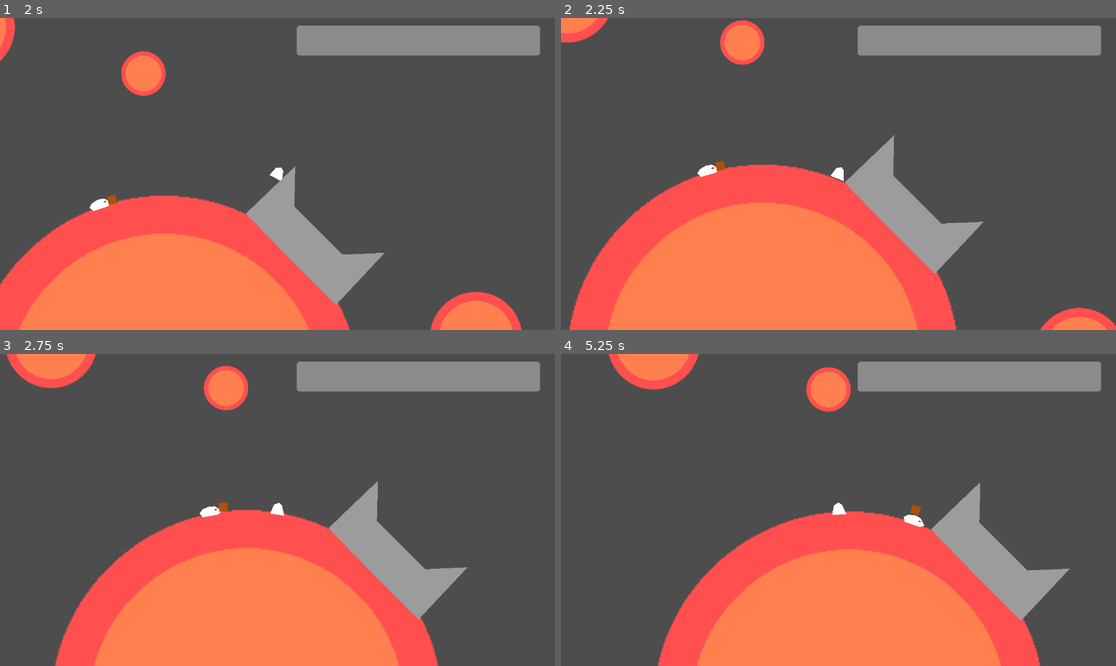
Above: before the commit, frames 1-4 (two rows, left to right).
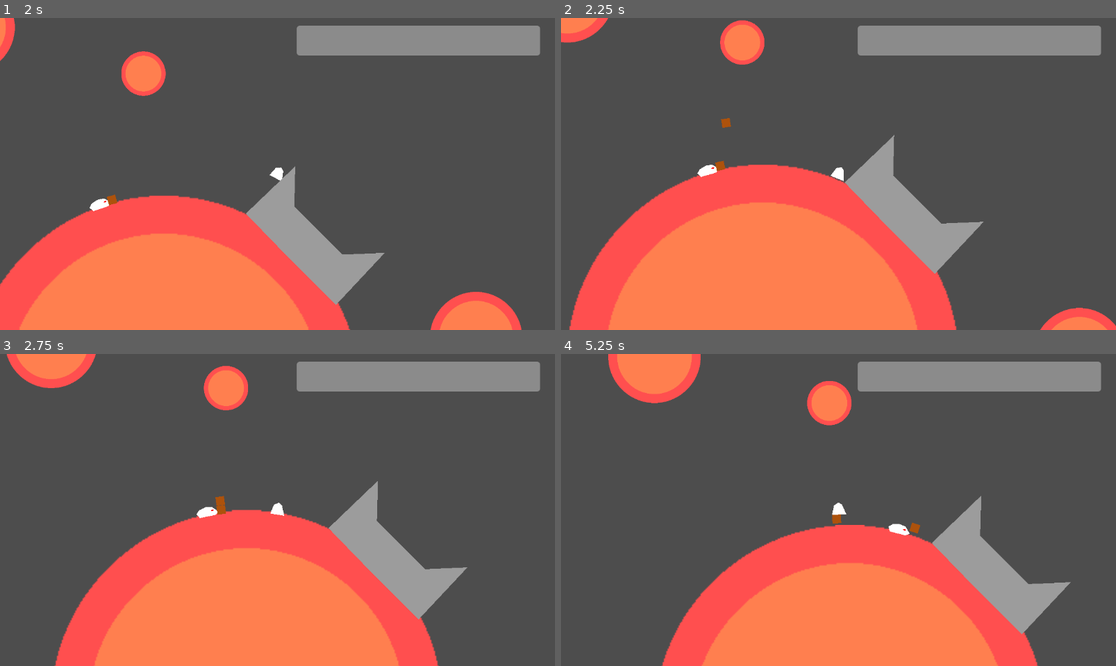
Above: after the commit, the same moments.

Repository: game-jam-team-1/gmtk-jam
Game: Godot game, scene res://Scenes/world.tscn
Two runs of this game, one before a commit and one after it. Both use one fixed random seed, a clock stepped at 60 frames per second and the inputs below.
Inputs (mouse positions are in pixels of both pictures, inside the frame that each line leads up to):
- Up to frame 1 (2 s): move the mouse to (249, 236) at 0.52 s; hold D (right) from 0.53 s (still down); tap E (interact) at 0.6, 1.35 s; tap W (jump) at 0.77, 1.52 s; move the mouse to (444, 220) at 1.27 s
- Up to frame 2 (2.25 s): move the mouse to (672, 127) at 2.02 s; release D (right) at 2.03 s; hold A (left) from 2.03 s (still down); tap E (interact) at 2.1 s
- Up to frame 3 (2.75 s): keep holding A (left)
- Up to frame 4 (5.25 s): move the mouse to (866, 510) at 2.77 s; tap E (interact) every 0.75 s from 2.85 to 5.1 s; tap W (jump) at 3.02, 3.77, 4.52 s; move the mouse to (755, 432) at 3.52 s; move the mouse to (960, 494) at 4.27 s; release A (left) at 4.28 s; hold D (right) from 4.28 s (still down); move the mouse to (727, 525) at 5.02 s

Frame 1 is identical in both runs. In frame 2, less than 0.1% of the frame differs, in the area x 28-31%, y 32-36%; in frame 3, 0.1%; in frame 4, 9.2%, in the area x 8-92%, y 0-100%.
Error before the commit: Cannot call method 'get_children' on a null value. (res://Scripts/player.gd:197)
Error after the commit: Cannot call method 'get_children' on a null value. (res://Scripts/player.gd:198)

Commit message:
Multiple rounds work

Diff:
--- a/Scenes/world.tscn
+++ b/Scenes/world.tscn
@@ -1,5 +1,6 @@
-[gd_scene load_steps=6 format=3 uid="uid://debprahfmmn1a"]
+[gd_scene load_steps=7 format=3 uid="uid://debprahfmmn1a"]
 
+[ext_resource type="Script" uid="uid://dms8fp2vbs2mc" path="res://Scripts/world.gd" id="1_5ukr8"]
 [ext_resource type="PackedScene" uid="uid://dkjf56v3yfohb" path="res://Scenes/planet.tscn" id="1_fj7yv"]
 [ext_resource type="PackedScene" uid="uid://cdxanxha8yc48" path="res://Scenes/player.tscn" id="2_fj7yv"]
 [ext_resource type="PackedScene" uid="uid://c3ef480rpsots" path="res://Scenes/package_depot.tscn" id="2_fo5ed"]
@@ -7,6 +8,9 @@
 [ext_resource type="PackedScene" uid="uid://bpgm8pf4sxga8" path="res://Scenes/package.tscn" id="4_8j60k"]
 
 [node name="World" type="Node2D"]
+script = ExtResource("1_5ukr8")
+rounds = 2
+packages_each_round = Array[int]([1, 1])
 
 [node name="Planet3" parent="." instance=ExtResource("1_fj7yv")]
 position = Vector2(727, 574)
@@ -38,9 +42,6 @@
 [node name="CrawlerEnemy" parent="." instance=ExtResource("3_tlwt5")]
 position = Vector2(211, 1213)
 
-[node name="Package" parent="." instance=ExtResource("4_8j60k")]
-position = Vector2(493, 860)
-
 [node name="CanvasLayer" type="CanvasLayer" parent="."]
 
 [node name="FuelBar" type="ProgressBar" parent="CanvasLayer"]
@@ -49,3 +50,12 @@
 offset_right = 1121.0
 offset_bottom = 78.0
 show_percentage = false
+
+[node name="Packages" type="Node2D" parent="."]
+
+[node name="Package" parent="Packages" instance=ExtResource("4_8j60k")]
+position = Vector2(493, 860)
+
+[node name="Package2" parent="Packages" instance=ExtResource("4_8j60k")]
+position = Vector2(668, 835)
+spawn_round = 1
--- a/Scripts/package.gd
+++ b/Scripts/package.gd
@@ -1,13 +1,28 @@
 class_name Package
 extends RigidBody2D
 
+
+@export var spawn_round: int
+
 @onready var gravity_component: GravityComponent = $"GravityComponent"
+
 @onready var animation: AnimationPlayer = $"AnimationPlayer"
 
+@onready var world: World = get_parent().get_parent()
+
+func _ready() -> void:
+	visible = false
+	$CollisionShape2D.disabled = true
+	world.new_round.connect(_new_round)
+
 func _physics_process(delta: float) -> void:
+	if !visible:
+		return
 	gravity_component.physics()
 
 func _integrate_forces(state: PhysicsDirectBodyState2D) -> void:
+	if !visible:
+		return
 	gravity_component.integrate()
 
 func get_grabbed() -> void:
@@ -15,3 +30,8 @@
 
 func _on_animation_player_animation_finished(anim_name: StringName) -> void:
 	queue_free()
+
+func _new_round(round: int) -> void:
+	if round == spawn_round:
+		visible = true
+		$CollisionShape2D.disabled = false
--- a/Scripts/player.gd
+++ b/Scripts/player.gd
@@ -165,6 +165,7 @@
 		sending_packages_to_depot = true
 		sending_package_depot = package_depot
 		collected_packages = 0
+		get_parent().package_collected()
 
 	$OnePackage.visible = false
 	$TwoPackages.visible = false
@@ -196,7 +197,8 @@
 		icon_node = $ThreePackages
 	for node in icon_node.get_children():
 		var duplicated = node.duplicate()
-		add_child(duplicated)
+		get_parent().add_child(duplicated)
+		duplicated.global_position = node.global_position
 		duplicated_balls.append(duplicated)
 
 func _process_package_animations() -> void:
--- /dev/null
+++ b/Scripts/world.gd
@@ -0,0 +1,23 @@
+class_name World
+extends Node2D
+
+@export var rounds: int
+
+@export var packages_each_round: Array[int]
+
+var current_round: int
+var packages_this_round: int
+
+signal new_round(round: int)
+signal game_finished()
+
+func _ready() -> void:
+	new_round.emit(0)
+
+func package_collected() -> void:
+	packages_this_round += 1
+	if packages_this_round >= packages_each_round[current_round]:
+		current_round += 1
+		new_round.emit(current_round)
+		if current_round >= rounds:
+			game_finished.emit()
Not shown, added: Scripts/world.gd.uid
